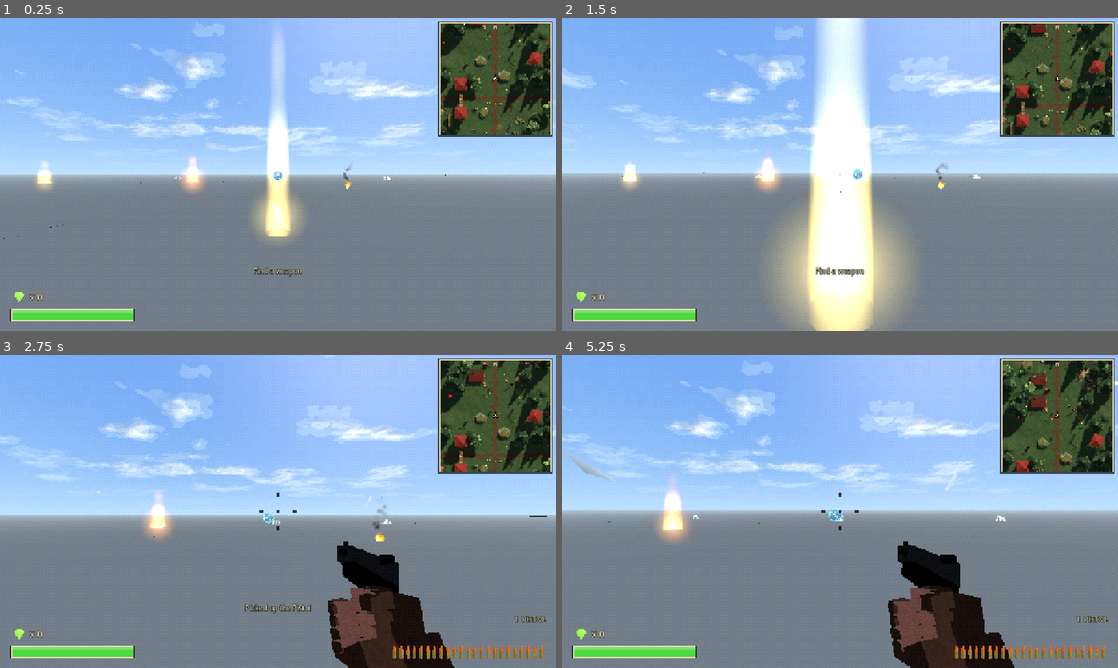
Above: before the commit, frames 1-4 (two rows, left to right).
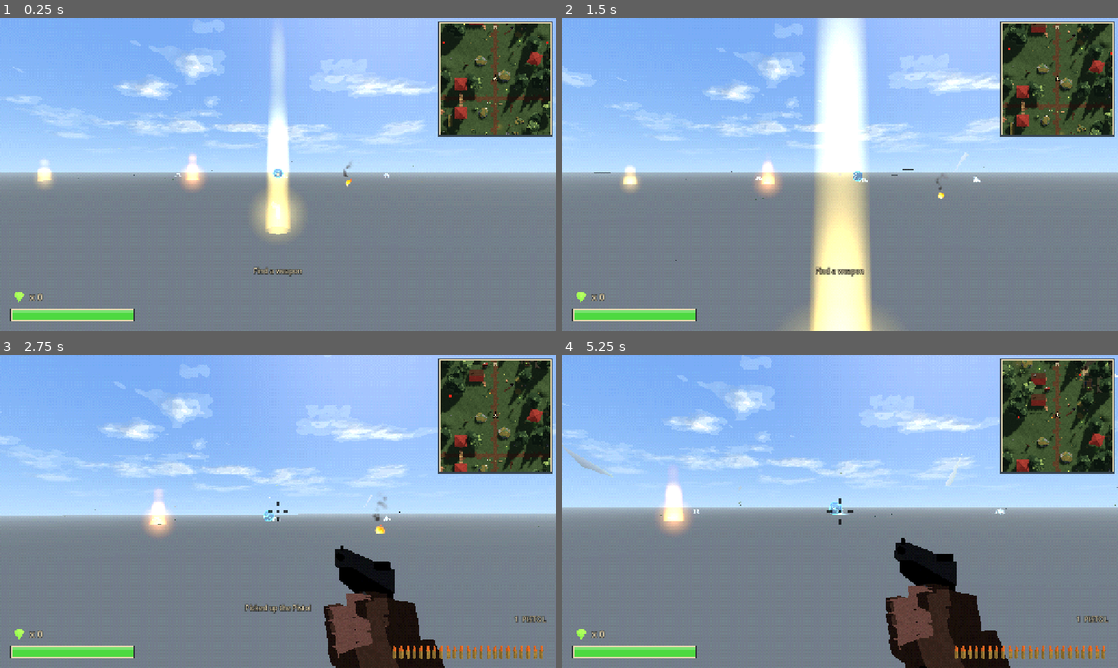
Above: after the commit, the same moments.

Repository: frankhale/opus-fps
Game: Godot game, scene res://scenes/main.tscn
The game is run twice, just before and just after one commit, with the same random seed, the same clock (stepped at 60 frames per second) and the same inputs.
Inputs (mouse positions are in pixels of both pictures, inside the frame that each line leads up to):
- Up to frame 1 (0.25 s): no input
- Up to frame 2 (1.5 s): tap Enter at 0.5 s; move the mouse to (867, 174) at 0.52 s; hold Space (jump) 0.53-1.28 s; hold W (move_forward) from 0.53 s (still down); move the mouse to (812, 174) at 1.27 s; tap C (crouch) at 1.35 s
- Up to frame 3 (2.75 s): keep holding W (move_forward); tap Space (jump) at 1.52, 1.55, 1.82, 2.3 s; move the mouse to (289, 505) at 2.02 s; press the mouse at (289, 505) at 2.03 s
- Up to frame 4 (5.25 s): keep holding W (move_forward); move the mouse to (834, 517) at 2.77 s; release the mouse at (834, 517) at 2.78 s; tap Mouse wheel down (next_weapon) at 2.85 s; tap Space (jump) at 3.02, 3.05, 3.32, 3.77, 3.8, 4.07, 4.52, 4.55, 4.82 s; move the mouse to (878, 514) at 3.52 s; hold Mouse wheel up (prev_weapon) 3.53-4.28 s; move the mouse to (795, 508) at 4.27 s; tap Shift (sprint) at 4.35 s; move the mouse to (845, 511) at 5.02 s; hold Space (jump) from 5.03 s (still down); tap Enter at 5.1 s

The runs differ from the first frame. In frame 1, 3.7% of the frame differs, in the area x 0-100%, y 0-71%; in frame 2, 13%, in the area x 0-100%, y 1-100%; in frame 3, 3.1%; in frame 4, 8.5%.

Commit message:
Make jumping higher and juicier, and let players vault onto ledges
Jump rises about 1.7 m with a brief apex hang while held. Jumping into a
ledge within 80 cm of the feet boosts you up onto it. Take-off, vaults and
landings get camera dips, an FOV pop, air pitch, weapon inertia and dust.

Diff:
--- a/godot/scenes/player.tscn
+++ b/godot/scenes/player.tscn
@@ -18,6 +18,7 @@
 [ext_resource type="AudioStream" path="res://assets/sfx/pickup_ammo.wav" id="16_pickup_ammo"]
 [ext_resource type="AudioStream" path="res://assets/sfx/player_hurt.wav" id="17_hurt"]
 [ext_resource type="Script" path="res://scripts/shield_veil.gd" id="18_shield"]
+[ext_resource type="Script" path="res://scripts/jump_dust.gd" id="19_dust"]
 
 [sub_resource type="CapsuleShape3D" id="CapsuleShape3D_body"]
 resource_local_to_scene = true
@@ -59,3 +60,6 @@
 
 [node name="ShieldVeil" type="Node3D" parent="."]
 script = ExtResource("18_shield")
+
+[node name="JumpDust" type="Node3D" parent="."]
+script = ExtResource("19_dust")
--- a/godot/scripts/camera_effects.gd
+++ b/godot/scripts/camera_effects.gd
@@ -5,6 +5,8 @@
 ##  * head bob with lateral sway and a "foot plant" dip, scaled by speed
 ##  * leaning into strafes and slides
 ##  * FOV kick when sprinting and sliding, and a wide stretch on going through a portal
+##  * jumps: a dip and FOV pop on take-off, the view tipping up while rising and
+##    down while falling, a pull-up on vaulting a ledge
 ##  * spring-damped landing dip and pitch kick, shake on hard landings
 ##  * subtle breathing when standing still
 ## Emits `footstep` on every foot plant so audio stays in sync with the bob.
@@ -18,6 +20,8 @@
 @export var fov_speed := 7.0
 ## Extra FOV the view snaps to after going through a portal, easing back.
 @export var teleport_fov := 30.0
+## Extra FOV popped on jumping, easing back.
+@export var jump_fov := 4.0
 
 @export_group("Bob")
 ## Height of the dip at each foot plant, in meters (at walk speed).
@@ -44,6 +48,11 @@
 ## Fall speeds above this (m/s) also shake the camera.
 @export var shake_threshold := 8.0
 
+@export_group("Air")
+## Degrees of pitch per m/s of vertical speed while airborne (up rising, down falling).
+@export var air_pitch := 0.35
+@export var air_pitch_limit := 3.0
+
 @onready var player: CharacterBody3D = get_parent().get_parent()
 
 ## Bob state, read by the weapon viewmodel so it moves in step with the camera.
@@ -54,6 +63,7 @@
 var _offset_v := 0.0
 var _pitch := 0.0
 var _pitch_v := 0.0
+var _air_pitch := 0.0
 var _trauma := 0.0
 var _time := 0.0
 
@@ -62,6 +72,7 @@
 	fov = base_fov
 	player.landed.connect(_on_landed)
 	player.jumped.connect(_on_jumped)
+	player.vaulted.connect(_on_vaulted)
 	player.teleported.connect(func(): fov = base_fov + teleport_fov)
 
 
@@ -85,8 +96,16 @@
 
 
 func _on_jumped() -> void:
-	_offset_v -= 0.5
-	_pitch_v += 18.0
+	_offset_v -= 0.9
+	_pitch_v += 26.0
+	fov += jump_fov
+
+
+## Hauling yourself up: the view dips and pitches down toward the ledge, then rights.
+func _on_vaulted(height: float) -> void:
+	_offset_v -= 0.6 + height * 0.8
+	_pitch_v -= 40.0 + height * 30.0
+	footstep.emit(0.6)
 
 
 func _process(delta: float) -> void:
@@ -130,8 +149,14 @@
 	var shake_rot := Vector3(sin(_time * 47.0), sin(_time * 39.0 + 1.3), sin(_time * 53.0 + 2.1)) * shake * 0.04
 	var shake_pos := Vector3(sin(_time * 41.0 + 0.7), sin(_time * 57.0), 0.0) * shake * 0.05
 
+	# --- Air: tip with vertical speed, settling back on the ground. ---
+	var air_target := 0.0
+	if not grounded and not player.is_climbing:
+		air_target = clampf(player.velocity.y * air_pitch, -air_pitch_limit, air_pitch_limit)
+	_air_pitch = lerpf(_air_pitch, air_target, 1.0 - exp(-6.0 * delta))
+
 	position = Vector3(bob_x, bob_y + _offset_y + breathe, 0.0) + shake_pos
-	rotation = Vector3(deg_to_rad(_pitch), 0.0, deg_to_rad(_roll)) + shake_rot
+	rotation = Vector3(deg_to_rad(_pitch + _air_pitch), 0.0, deg_to_rad(_roll)) + shake_rot
 
 	# --- FOV kick. ---
 	var target_fov := base_fov
--- /dev/null
+++ b/godot/scripts/jump_dust.gd
@@ -0,0 +1,47 @@
+extends Node3D
+## Puffs of dust kicked up at the player's feet on jumping off the ground and on
+## landing, a ring spreading low along the ground, bigger for harder landings.
+
+@onready var player: CharacterBody3D = get_parent()
+
+
+func _ready() -> void:
+	player.jumped.connect(func():
+		if player.is_on_floor():
+			_puff(0.6))
+	player.landed.connect(func(impact: float):
+		if impact > 3.0:
+			_puff(clampf(impact / 9.0, 0.5, 1.5)))
+	player.vaulted.connect(func(_h: float): _puff(0.4))
+
+
+func _puff(size: float) -> void:
+	var m := ParticleProcessMaterial.new()
+	m.emission_shape = ParticleProcessMaterial.EMISSION_SHAPE_RING
+	m.emission_ring_axis = Vector3.UP
+	m.emission_ring_radius = 0.3
+	m.emission_ring_inner_radius = 0.15
+	m.emission_ring_height = 0.05
+	# Out along the ground, barely lifting, and quickly slowed by the air.
+	m.direction = Vector3.UP
+	m.spread = 85.0
+	m.flatness = 0.0
+	m.radial_velocity_min = 1.2 * size
+	m.radial_velocity_max = 2.4 * size
+	m.initial_velocity_min = 0.2
+	m.initial_velocity_max = 0.6 * size
+	m.gravity = Vector3(0, 0.25, 0)
+	m.damping_min = 3.0
+	m.damping_max = 5.0
+	m.angle_min = -180.0
+	m.angle_max = 180.0
+	m.scale_min = 0.25 * size
+	m.scale_max = 0.45 * size
+	m.scale_curve = FX.curve([Vector2(0, 0.5), Vector2(1, 1.6)])
+	m.color_ramp = FX.ramp([Color(0.55, 0.5, 0.42, 0.0), Color(0.55, 0.5, 0.42, 0.55), Color(0.5, 0.47, 0.42, 0.0)],
+		[0.0, 0.12, 1.0])
+	var dust := FX.emitter(roundi(14 * size) + 4, 0.7, m, FX.quad(false), true)
+	get_tree().current_scene.add_child(dust)
+	dust.global_position = player.global_position + Vector3(0, 0.05, 0)
+	dust.emitting = true
+	get_tree().create_timer(dust.lifetime + 0.2).timeout.connect(dust.queue_free)
--- a/godot/scripts/player.gd
+++ b/godot/scripts/player.gd
@@ -2,7 +2,9 @@
 ## First-person movement with AAA-style feel:
 ##  * snappy ground acceleration and braking, momentum-preserving air control
 ##  * sprint, crouch and sprint-slide
-##  * jump with coyote time, input buffering, variable height and snappier falls
+##  * jump with coyote time, input buffering, variable height, a floaty apex and
+##    snappier falls
+##  * vaulting: jumping into a ledge a little above the feet boosts you up onto it
 ##  * automatic step-up over low ledges
 ##  * climbing ladders (Ladder areas)
 ##  * health: damage, healing, death and respawning at the start point
@@ -13,6 +15,8 @@
 
 signal jumped
 signal landed(impact_speed: float)
+## Boosted up onto a ledge; `height` is how far up it was, in meters.
+signal vaulted(height: float)
 signal slide_started
 signal slide_ended
 signal health_changed(health: float, max_health: float)
@@ -40,15 +44,24 @@
 @export var air_accel := 10.0
 
 @export_group("Jump")
-@export var jump_velocity := 5.2
+## About 1.7 m of rise with jump held (apex hang included), so 1.27 m walls and 1 m
+## crates clear with room to spare.
+@export var jump_velocity := 5.6
 ## Extra gravity while falling, for a snappier arc.
 @export var fall_gravity_scale := 1.6
+## Near the top of a held jump (vertical speed under apex_speed), gravity eases off
+## to this share for a moment of hang time.
+@export var apex_gravity_scale := 0.55
+@export var apex_speed := 1.4
 ## Share of upward velocity kept when jump is released early (short hops).
 @export var jump_cut := 0.5
 ## Grace period to still jump after walking off a ledge.
 @export var coyote_time := 0.12
 ## A jump pressed this long before landing still fires on touchdown.
 @export var jump_buffer := 0.12
+## Ledges up to this far above the feet can be vaulted onto from the air, by pushing
+## into them; once per jump.
+@export var vault_reach := 0.8
 
 @export_group("Crouch and slide")
 @export var stand_height := 1.8
@@ -115,6 +128,7 @@
 var _coyote := 0.0
 var _buffer := 0.0
 var _was_on_floor := true
+var _can_vault := true
 var _slide_dir := Vector3.ZERO
 var _slide_timer := 0.0
 var _spawn: Transform3D
@@ -298,8 +312,12 @@
 	if is_on_floor() and is_on_wall() and wish != Vector3.ZERO:
 		# Probe with the intended motion: after hitting the ledge, velocity is ~0.
 		_try_step_up(wish * _move_speed() * delta)
+	elif not is_on_floor() and is_on_wall() and _can_vault and not dead:
+		_try_vault(wish)
 
 	var now_on_floor := is_on_floor()
+	if now_on_floor:
+		_can_vault = true
 	if now_on_floor and not _was_on_floor:
 		landed.emit(maxf(fall_speed, 0.0))
 	_was_on_floor = now_on_floor
@@ -315,6 +333,8 @@
 	if on_floor:
 		return
 	var g_scale := fall_gravity_scale if velocity.y < 0.0 else 1.0
+	if absf(velocity.y) < apex_speed and Input.is_action_pressed("jump"):
+		g_scale = apex_gravity_scale
 	velocity.y -= _gravity * g_scale * delta
 	if Input.is_action_just_released("jump") and velocity.y > 0.0:
 		velocity.y *= jump_cut
@@ -428,6 +448,43 @@
 	slide_ended.emit()
 
 
+## In the air against a wall and pushing into it: if there is a ledge within
+## vault_reach above the feet with room to stand on it, launch up just high enough to
+## clear it, carrying on forward over the top.
+func _try_vault(wish: Vector3) -> void:
+	if wish == Vector3.ZERO or wish.dot(get_wall_normal()) > -0.5:
+		return
+	var fwd := Vector3(wish.x, 0.0, wish.z).normalized()
+	var reach := fwd * (capsule.radius + 0.1)
+	var h := 0.1
+	while h <= vault_reach + 0.001:
+		var up := Vector3(0.0, h, 0.0)
+		if test_move(global_transform, up):
+			return  # no room above
+		var raised := global_transform.translated(up)
+		if not test_move(raised, reach):
+			var hit := KinematicCollision3D.new()
+			if not test_move(raised.translated(reach), -up, hit) or hit.get_normal().y < 0.7:
+				return  # nothing to stand on, or too steep
+			var body := hit.get_collider() as CollisionObject3D
+			if body and body.collision_layer & 4:
+				return  # no climbing on enemies
+			var rise := h - hit.get_travel().length() + 0.08
+			var need := sqrt(2.0 * _gravity * rise)
+			if velocity.y < need:
+				velocity.y = need
+				var hv := Vector3(velocity.x, 0.0, velocity.z)
+				var along := hv.dot(fwd)
+				if along < walk_speed * 0.6:
+					hv += fwd * (walk_speed * 0.6 - along)
+				velocity.x = hv.x
+				velocity.z = hv.z
+				_can_vault = false
+				vaulted.emit(rise)
+			return
+		h += 0.1
+
+
 ## Lifts the body over a low ledge: test that there is room above, that the
 ## raised body can move forward, then drop it back down onto the ledge. The
 ## capsule's rounded bottom rides up the ledge's edge over a few frames.
--- a/godot/scripts/weapons/weapon_manager.gd
+++ b/godot/scripts/weapons/weapon_manager.gd
@@ -94,6 +94,9 @@
 var _kick := 0.0
 var _kick_v := 0.0
 var _sprint_pose := 0.0
+## Jump inertia: the weapon trails the body's vertical motion on a spring.
+var _air := 0.0
+var _air_v := 0.0
 var _bloom := 0.0
 var _bloom_timer := 0.0
 ## Climbing hands: 0 = holding the weapon, 0.5 = weapon put away, 1 = hands on the rungs.
@@ -113,6 +116,9 @@
 	_ui_audio = AudioStreamPlayer.new()
 	add_child(_ui_audio)
 	_build_viewmodel.call_deferred()
+	player.jumped.connect(func(): _air_v -= 0.5)
+	player.vaulted.connect(func(h: float): _air_v -= 0.4 + h * 0.5)
+	player.landed.connect(func(impact: float): _air_v -= minf(impact, 12.0) * 0.06)
 
 
 func _build_viewmodel() -> void:
@@ -484,6 +490,10 @@
 	_sway = _sway.lerp(Vector2.ZERO, 1.0 - exp(-7.0 * delta))
 	_kick_v += (-220.0 * _kick - 20.0 * _kick_v) * delta
 	_kick += _kick_v * delta
+	# Rising, the weapon lags low; falling, it floats up; landings slam it down.
+	var air_rest := 0.0 if player.is_on_floor() else clampf(-player.velocity.y * 0.005, -0.03, 0.035)
+	_air_v += (-160.0 * (_air - air_rest) - 14.0 * _air_v) * delta
+	_air += _air_v * delta
 	var sprinting: bool = player.is_sprinting and player.horizontal_speed() > player.walk_speed + 0.5 and _cooldown < -0.2
 	_sprint_pose = lerpf(_sprint_pose, 1.0 if sprinting else 0.0, 1.0 - exp(-8.0 * delta))
 
@@ -493,11 +503,13 @@
 	var pos := current.view_position + bob
 	pos += Vector3(-_sway.x * 0.15, _sway.y * 0.15, _kick * 0.035)
 	pos += Vector3(-0.04, -0.05, 0.02) * _sprint_pose
+	pos.y += _air
 	var lowered := maxf(_lowered, clampf(_climb_pose * 2.0, 0.0, 1.0))  # also put away on ladders
 	pos.y -= lowered * 0.35
 	var rot := current.view_rotation_degrees
 	rot += Vector3(rad_to_deg(_sway.y) * 0.8 + _kick * 5.0, rad_to_deg(_sway.x) * 0.8, rad_to_deg(-_sway.x) * 0.5)
 	rot += Vector3(-12.0, 28.0, 10.0) * _sprint_pose
+	rot.x += _air * 120.0  # muzzle dips with the drop, tips up with the float
 	rot.x -= lowered * 30.0
 	_vm_root.position = pos
 	_vm_root.rotation_degrees = rot
Not shown: 1 places in godot/scenes/player.tscn that only renumber resources
Not shown, changed: godot/README.md
